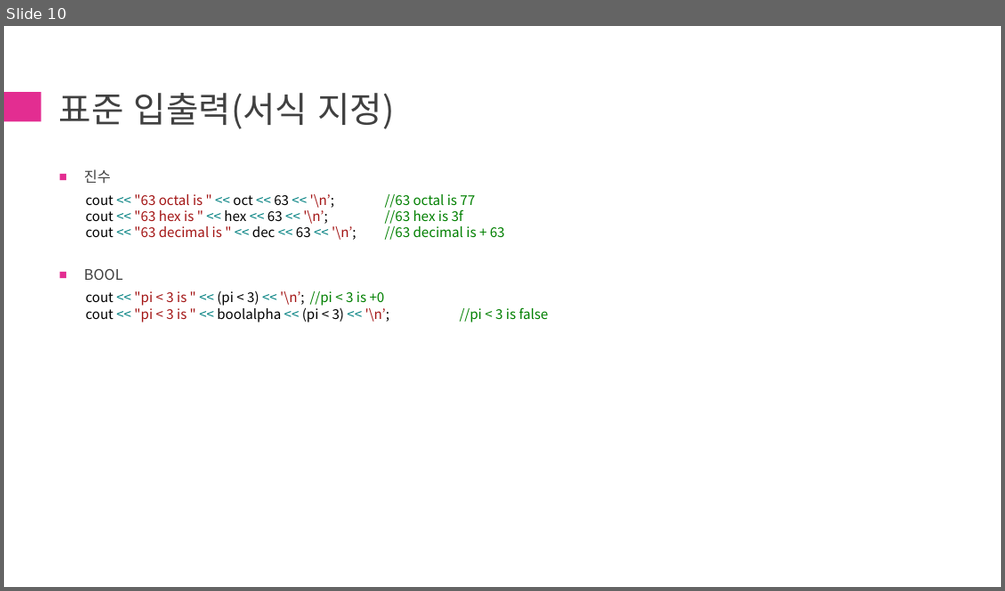
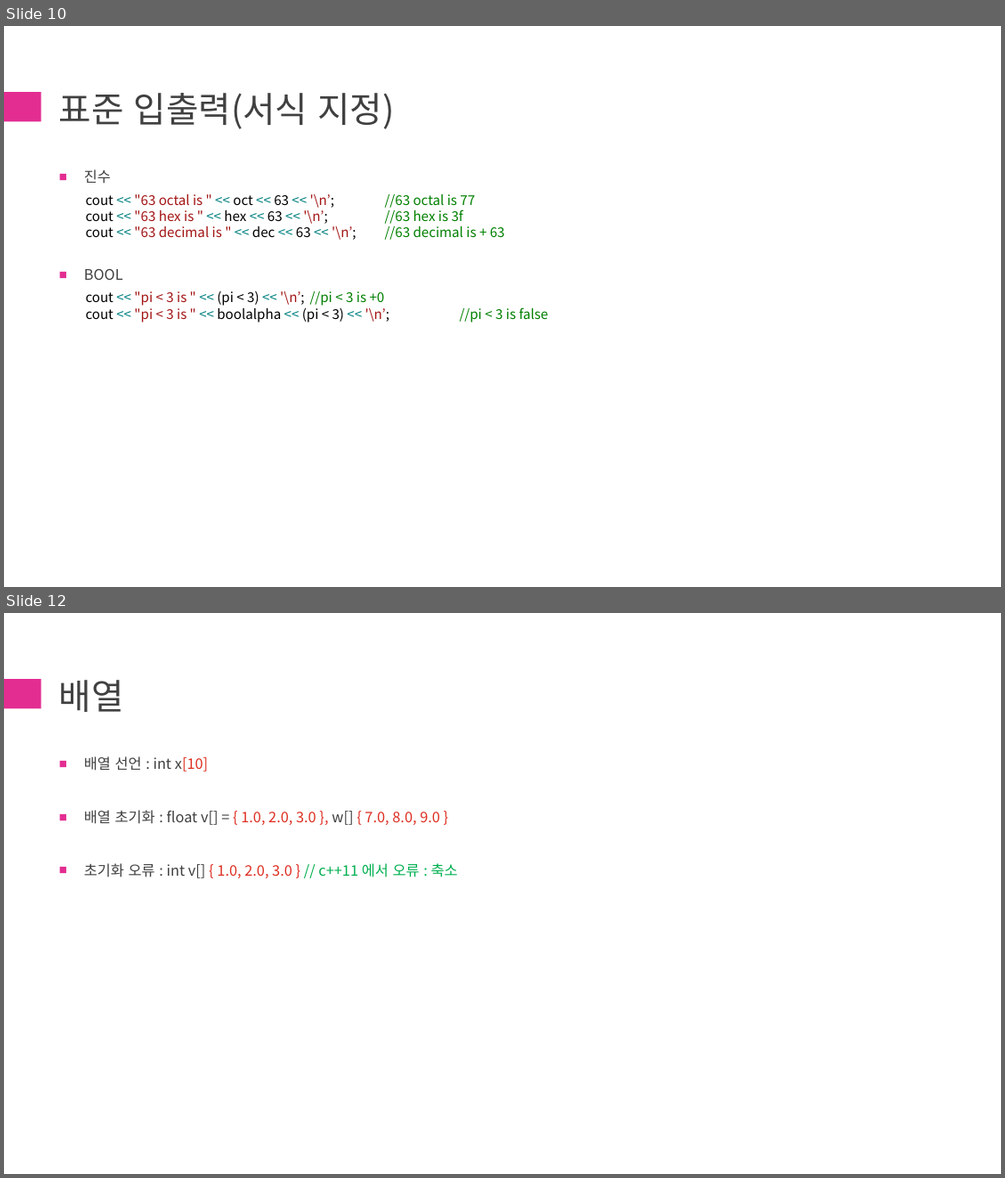
Before and after one commit to chaehanbyul/ModernCpp, a slide deck: 1st/[ModernCpp]1st.pptx. Shown one above the other, each under a label of ours: slide 10 before the commit, slides 10 and 12 after it; the slides between them are not shown. The pictures are 1005x591 and 1005x1178 pixels, drawn with LibreOffice and Linux fonts; fonts in the diff are those of the drawing. Boxes give left, top, right and bottom in pixels: in the first picture for what was removed or moved away, otherwise in the second. Text is boxed around its words. In the diff, an @@ line names an element or a change of style, - is before the commit and + after.

Commit message:
Update [ModernCpp]1st.pptx
I/O, 배열, 포인터 내용 추가

```diff
--- a/1st/[ModernCpp]1st.pptx
+++ b/1st/[ModernCpp]1st.pptx
@@ slide 12 added at bbox=[4, 613, 1001, 1174], background #FFFFFF; not listed: 1 template element that a slide beside it also shows @@
@@ title added at bbox=[59, 680, 124, 712], 34 pt, text #404040 @@
+배열
@@ text added at bbox=[84, 756, 458, 878], 14 pt, text #DE2F22 @@
+■ 배열 선언 : int x[10]
+■ 배열 초기화 : float v[] = { 1.0, 2.0, 3.0 }, w[] { 7.0, 8.0, 9.0 }
+■ 초기화 오류 : int v[] { 1.0, 2.0, 3.0 } // c++11 에서 오류 : 축소
```
Also in this commit, not shown: 1 slide changed, 3 other slides added.
